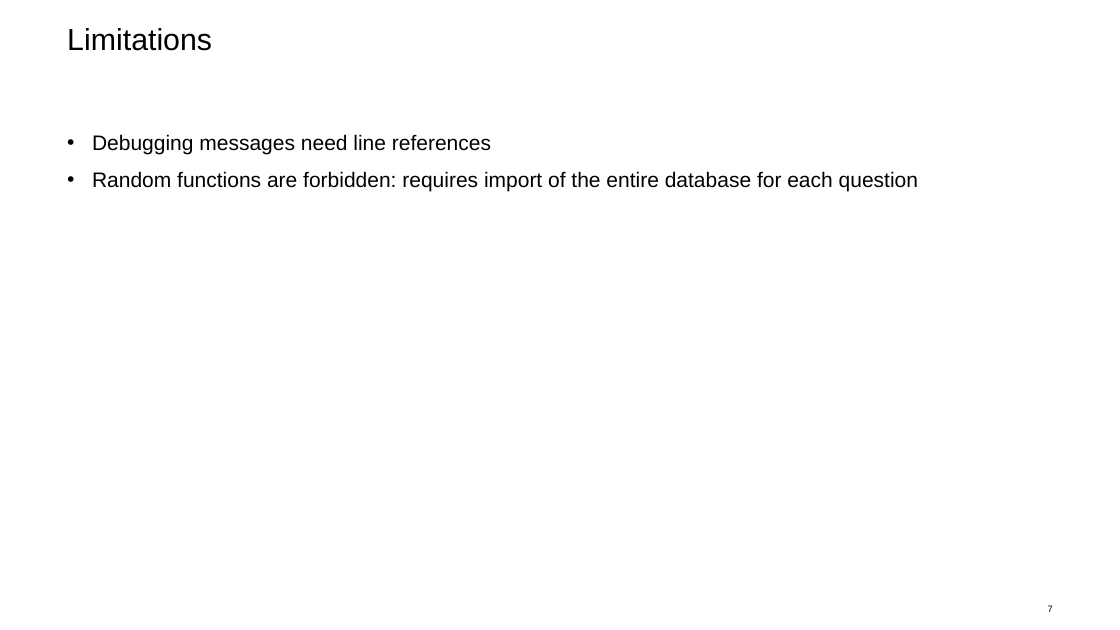
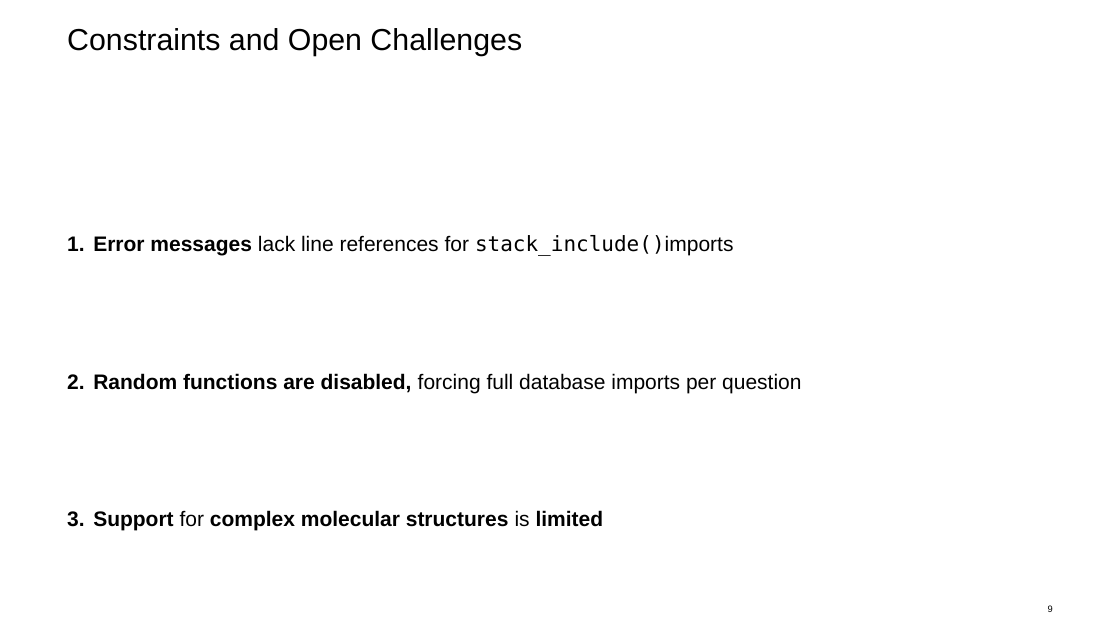
Before and after one commit to AlexVCS25/STACK-for-Chemistry, a slide deck: slide 9 of meeting_30_01_26.potx (slide 7 before the commit). Drawn at 1120x630 pixels with LibreOffice and Linux fonts; fonts in the diff are those of the drawing; background and template pictures are left out. Boxes give left, top, right and bottom in pixels: in the first picture for what was removed or moved away, otherwise in the second. Text is boxed around its words. In the diff, an @@ line names an element or a change of style, - is before the commit and + after.

```diff
--- a/meeting_30_01_26.potx
+++ b/meeting_30_01_26.potx
@@ title at (67, 28, 522, 56): text changed @@
-Limitations
+Constraints and Open Challenges
@@ text at (93, 235, 801, 531): text changed @@
-• Debugging messages need line references
-• Random functions are forbidden: requires import of the entire database for each question
+1. Error messages lack line references for stack_include()imports
+2. Random functions are disabled, forcing full database imports per question
+3. Support for complex molecular structures is limited
@@ page number at (1048, 605, 1053, 612): text changed @@
-7
+9
```
Also in this commit, not shown: 3 other slides changed, 7 slides added, 4 slides removed, 3 other files.
